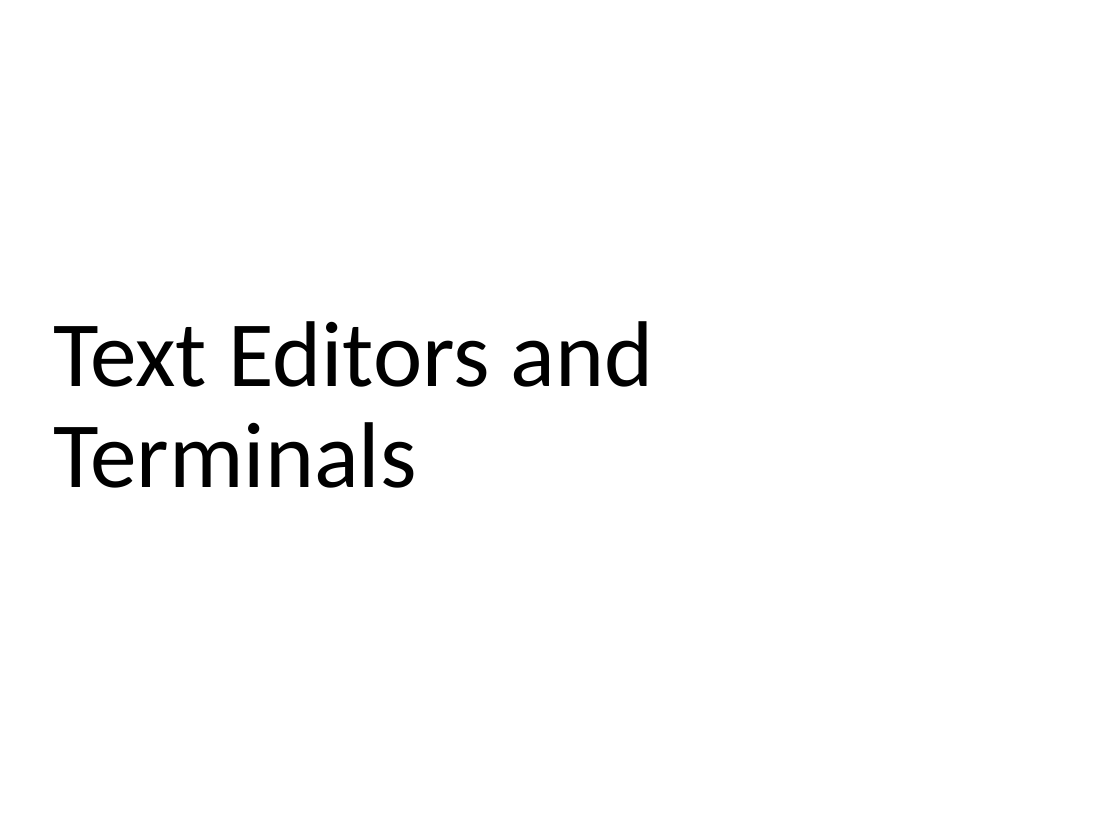
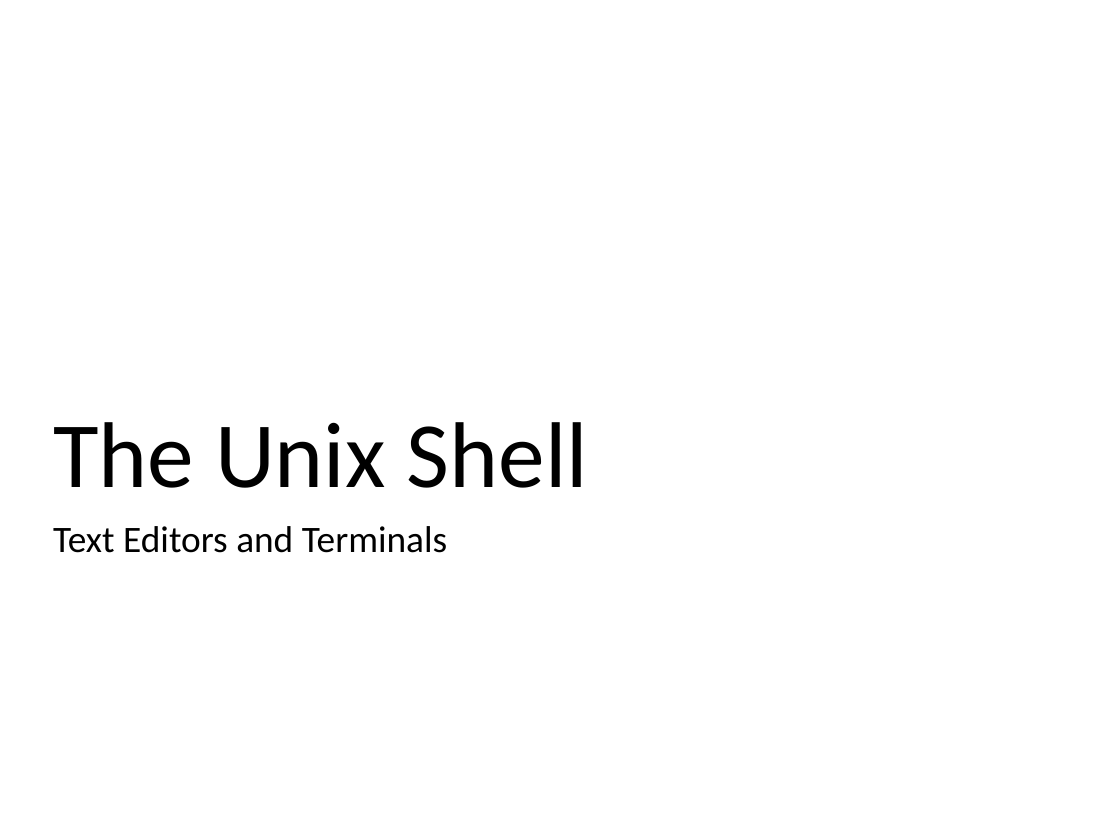
Before and after one commit to ncasuk/ncas-isc, a slide deck: slide 1 of shell/presentations/0_editors.pptx. Drawn at 1120x840 pixels with LibreOffice and Linux fonts; fonts in the diff are those of the drawing; background and template pictures are left out. Boxes give left, top, right and bottom in pixels: in the first picture for what was removed or moved away, otherwise in the second. Text is boxed around its words. In the diff, an @@ line names an element or a change of style, - is before the commit and + after.

Commit message:
Finished read_write_data1-6 presentations and checked where relevant, updated title of 3 shell presentations, updated and tested some example code to python3

```diff
--- a/shell/presentations/0_editors.pptx
+++ b/shell/presentations/0_editors.pptx
@@ title at bbox=[53, 422, 588, 488]: text changed @@
-Text Editors and Terminals
+The Unix Shell
@@ subtitle added at bbox=[53, 526, 447, 553], 24 pt, text #000000 @@
+Text Editors and Terminals
```
Also in this commit, not shown: 3 other files.
